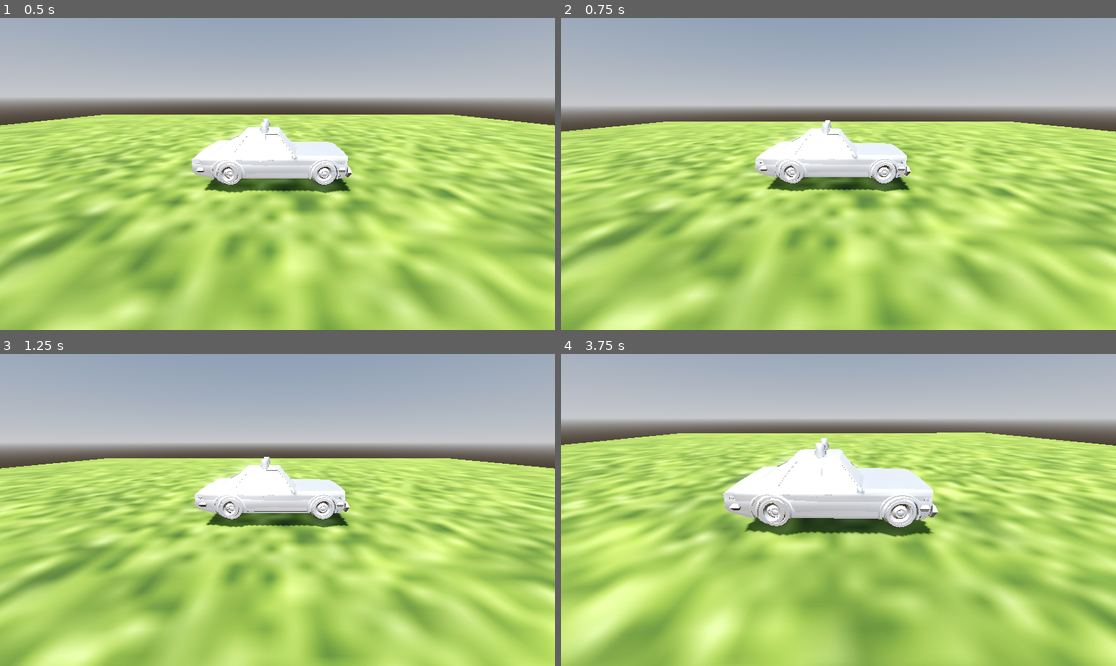
Above: before the commit, frames 1-4 (two rows, left to right).
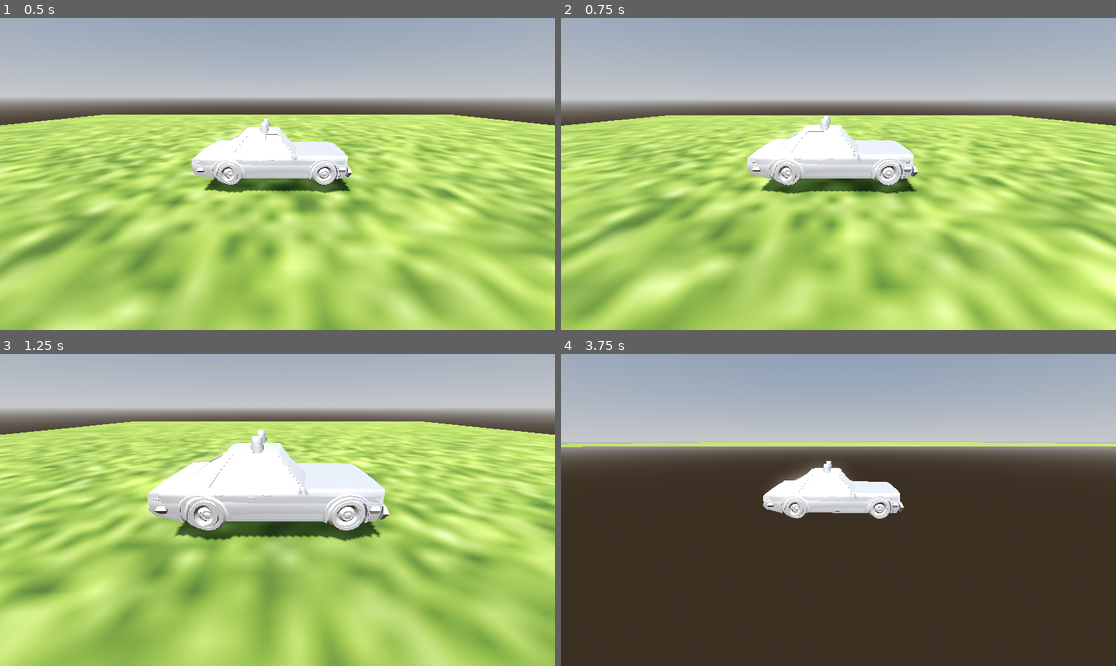
Above: after the commit, the same moments.

Repository: micaelsbno/quadrrr
Game: Godot game, scene res://scenes/main.tscn
The game is run twice, just before and just after one commit, with the same random seed, the same clock (stepped at 60 frames per second) and the same inputs.
Inputs:
- Up to frame 1 (0.5 s): no input
- Up to frame 2 (0.75 s): hold Right (car_right) from 0.53 s (still down)
- Up to frame 3 (1.25 s): keep holding Right (car_right)
- Up to frame 4 (3.75 s): release Right (car_right) at 1.28 s; hold Down (car_backward) 1.28-2.03 s; hold Right (car_right) 2.03-2.78 s; hold Up (car_forward) 2.78-3.53 s; hold Left (car_left) from 3.53 s (still down)

Frame 1 is identical in both runs. In frame 2, 36% of the frame differs, in the area x 0-100%, y 26-100%; in frame 3, 54%; in frame 4, 75%, in the area x 0-100%, y 21-100%.

Commit message:
working a bit

Diff:
--- a/scripts/car_controller.gd
+++ b/scripts/car_controller.gd
@@ -17,17 +17,19 @@
 	axis_lock_angular_z = true
 
 func _physics_process(delta):
-	# Get input
-	var forward = Input.get_action_strength("car_forward")
-	var backward = Input.get_action_strength("car_backward")
-	var left = Input.get_action_strength("car_left")
-	var right = Input.get_action_strength("car_right")
+	# Get input for forward/backward movement (using left/right keys)
+	var left_input = Input.get_action_strength("car_left")
+	var right_input = Input.get_action_strength("car_right")
 
-	# Calculate acceleration
+	# Get input for steering (using up/down keys)
+	var up_input = Input.get_action_strength("car_forward")
+	var down_input = Input.get_action_strength("car_backward")
+
+	# Calculate forward/backward movement
 	var target_speed = 0.0
-	if forward > 0:
+	if right_input > 0:  # Right key moves forward
 		target_speed = max_speed
-	elif backward > 0:
+	elif left_input > 0:  # Left key moves backward
 		target_speed = -max_speed * 0.5  # Reverse is slower
 
 	# Apply acceleration/deceleration
@@ -46,8 +48,8 @@
 		# Calculate velocity
 		linear_velocity = forward_dir * current_speed
 
-		# Handle steering
-		var steering_input = right - left
+		# Handle steering using up/down keys
+		var steering_input = up_input - down_input  # Up steers right, Down steers left
 		if abs(steering_input) > 0:
 			steering = move_toward(steering, steering_input * steering_limit, steering_speed * delta)
 		else:
@@ -58,10 +60,10 @@
 			rotate_y(steering * delta * (current_speed / max_speed))
 
 	# Debug output
-	if forward > 0 or backward > 0:
+	if right_input > 0 or left_input > 0:
 		print("Speed: ", current_speed)
 		print("Velocity: ", linear_velocity)
 		print("Position: ", global_position)
-		print("Forward input: ", forward)
-		print("Backward input: ", backward)
+		print("Forward input: ", right_input)
+		print("Backward input: ", left_input)
 		print("Steering: ", steering)
Not shown, added: scenes/car.gd.uid
Not shown: 1 places in scenes/main.tscn that only renumber resources
